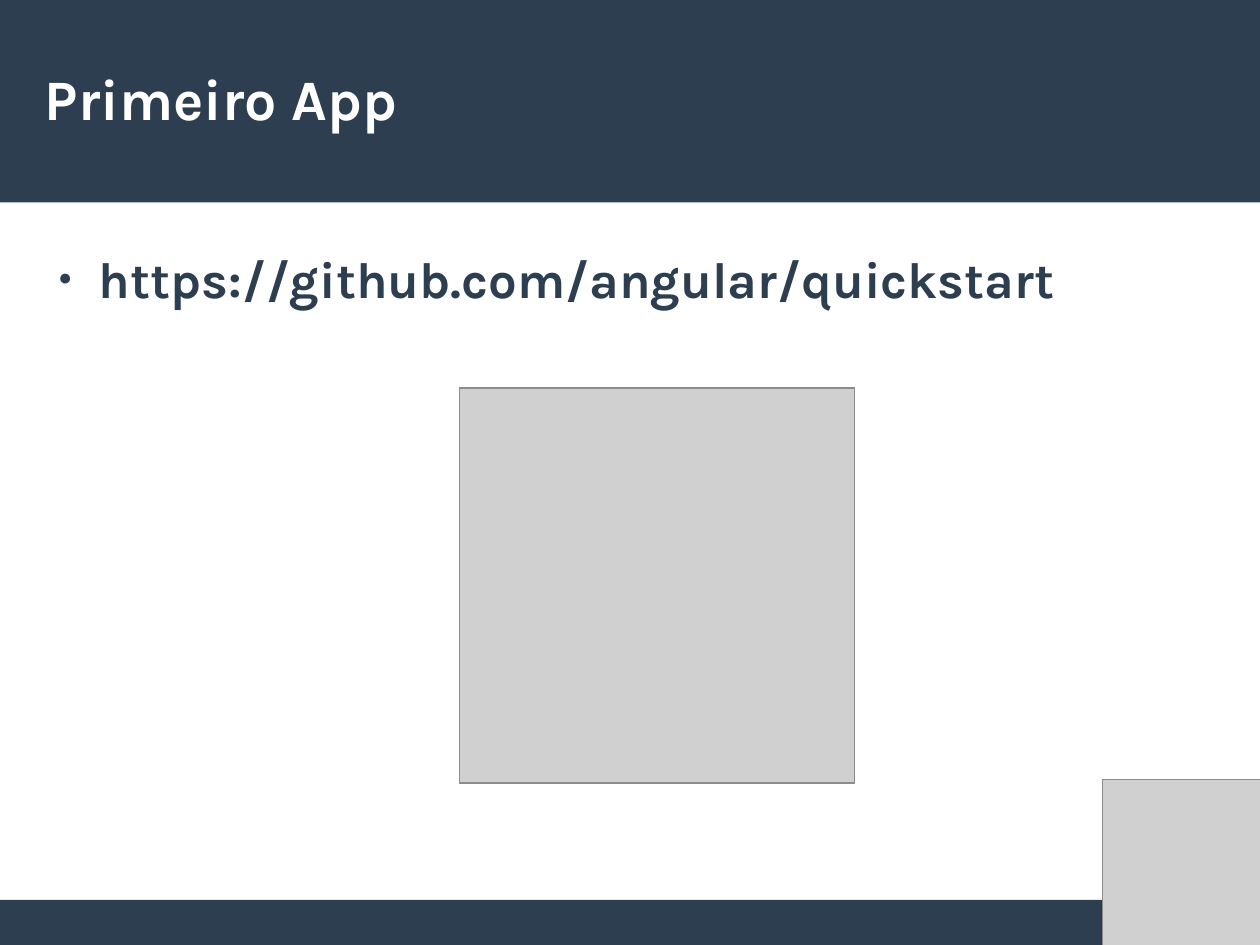
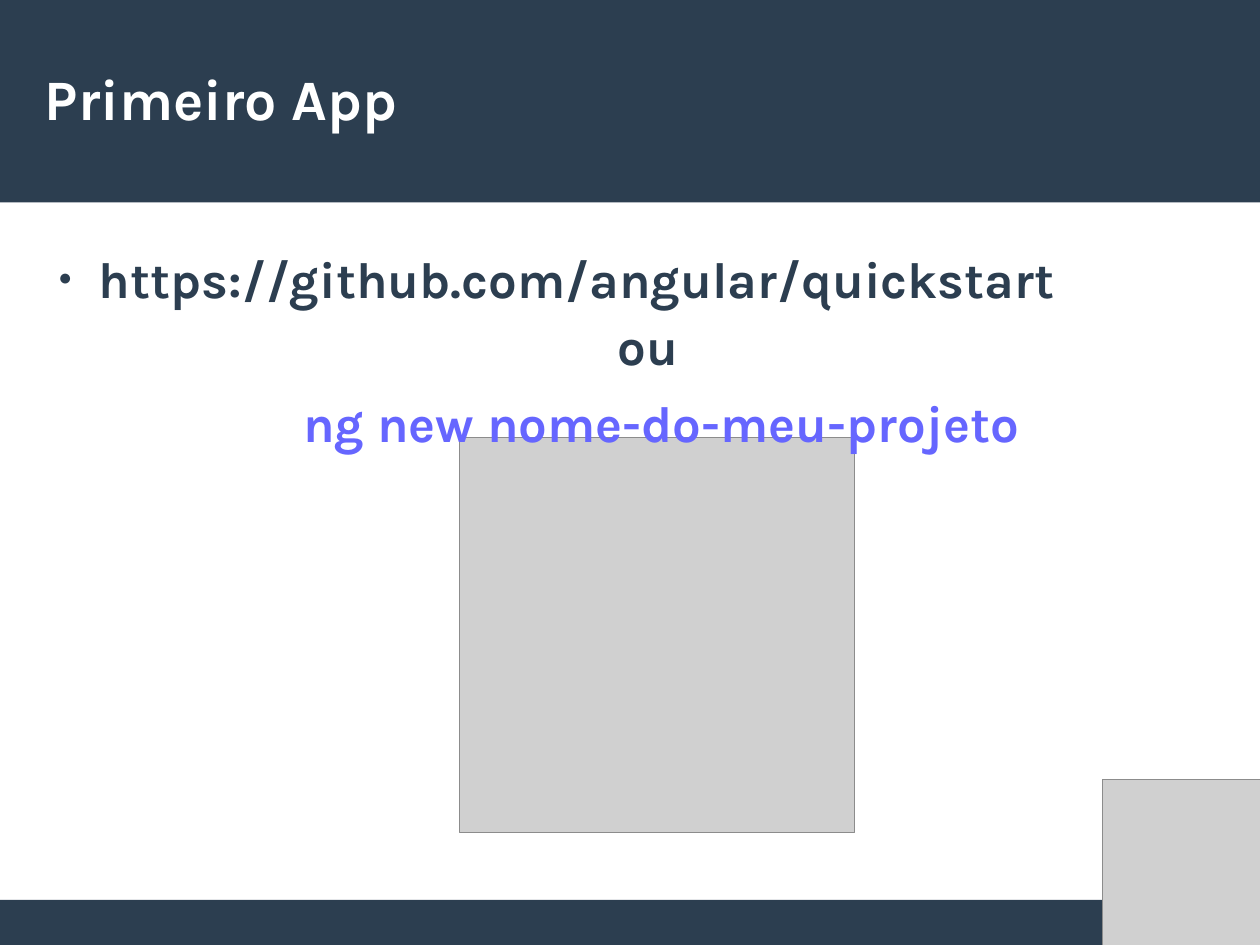
Before and after one commit to willianmarquesfreire/AulasAngular2, a slide deck: slide 9 of Slides.odp. Drawn at 1260x945 pixels with LibreOffice and Linux fonts; fonts in the diff are those of the drawing; grey boxes stand for pictures. Boxes give left, top, right and bottom in pixels: in the first picture for what was removed or moved away, otherwise in the second. Text is boxed around its words. In the diff, an @@ line names an element or a change of style, - is before the commit and + after.

```diff
--- a/Slides.odp
+++ b/Slides.odp
@@ text added at (618, 339, 679, 366), 32 pt, text #2C3E50, bold @@
+ou
@@ text added at (303, 406, 1019, 454), 32 pt, text #6666FF, bold @@
+ng new nome-do-meu-projeto
@@ picture: place and size @@
-picture at (460, 388, 855, 783)
+picture at (460, 438, 855, 834)
```
Also in this commit, not shown: 3 other slides changed, 5 slides added, 3 slides removed, 41 other files.
